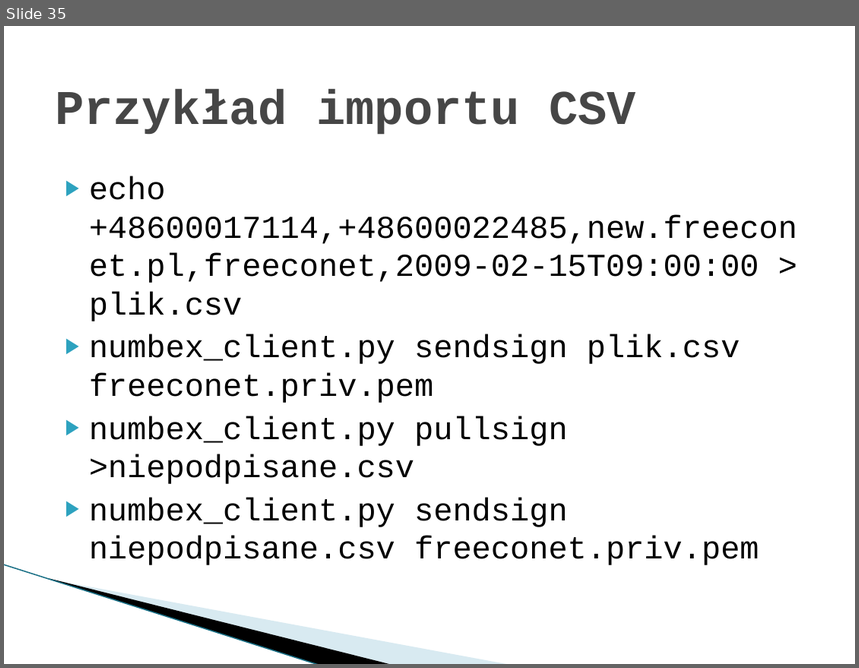
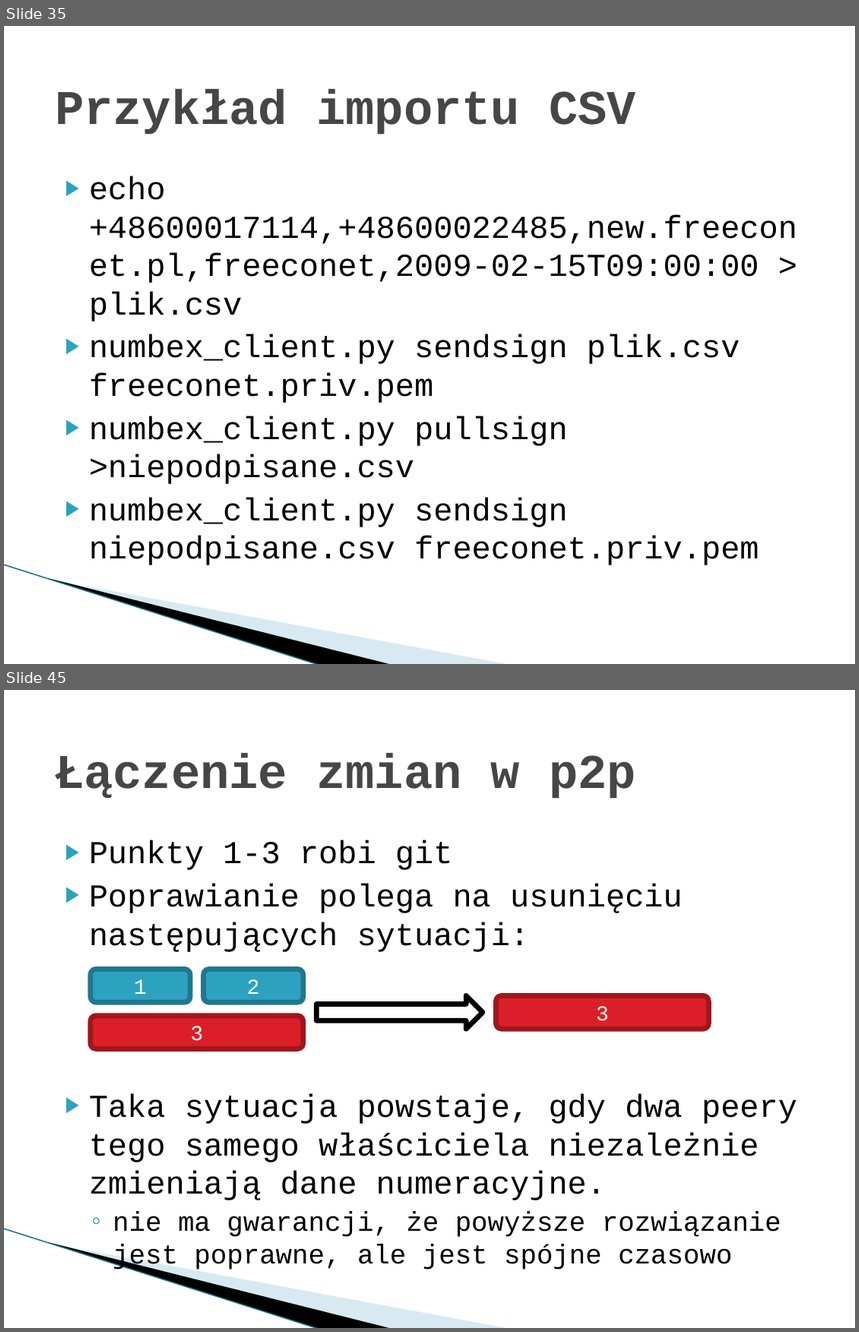
Before and after one commit to imbaczek/numbex, a slide deck: docs/NumbexFinalPresentation.pptx. Shown one above the other, each under a label of ours: slide 35 before the commit, slides 35 and 45 after it; the slides between them are not shown. The pictures are 859x668 and 859x1332 pixels, drawn with LibreOffice and Linux fonts; fonts in the diff are those of the drawing; background and template pictures are left out. Boxes give left, top, right and bottom in pixels: in the first picture for what was removed or moved away, otherwise in the second. Text is boxed around its words. In the diff, an @@ line names an element or a change of style, - is before the commit and + after.

```diff
--- a/docs/NumbexFinalPresentation.pptx
+++ b/docs/NumbexFinalPresentation.pptx
@@ slide 45 added at box(4, 690, 855, 1328), background #FFFFFF; not listed: 3 template elements that a slide beside it also shows @@
@@ title added at box(55, 753, 636, 799), 41 pt, text #464646, bold @@
+Łączenie zmian w p2p
@@ text added at box(89, 840, 797, 1271), 27 pt, text #000000 @@
+▶ Punkty 1-3 robi git
+▶ Poprawianie polega na usunięciu następujących sytuacji:
+▶ Taka sytuacja powstaje, gdy dwa peery tego samego właściciela niezależnie zmieniają dane numeracyjne.
+  ◦ nie ma gwarancji, że powyższe rozwiązanie jest poprawne, ale jest spójne czasowo
@@ rounded rectangle added at box(91, 969, 190, 1002), fill #2DA2BF, outline #21788D 4.33 pt, 18 pt, text #FFFFFF @@
+1
@@ rounded rectangle added at box(203, 969, 303, 1002), fill #2DA2BF, outline #21788D 4.33 pt, 18 pt, text #FFFFFF @@
+2
@@ right arrow added at box(316, 996, 482, 1029), fill #FFFFFF, outline #000000 4.33 pt @@
@@ rounded rectangle added at box(496, 996, 709, 1029), fill #DA1F28, outline #A1171E 4.33 pt, 18 pt, text #FFFFFF @@
+3
@@ rounded rectangle added at box(91, 1016, 303, 1049), fill #DA1F28, outline #A1171E 4.33 pt, 18 pt, text #FFFFFF @@
+3
```
Also in this commit, not shown: 1 slide changed, 12 other slides added.
